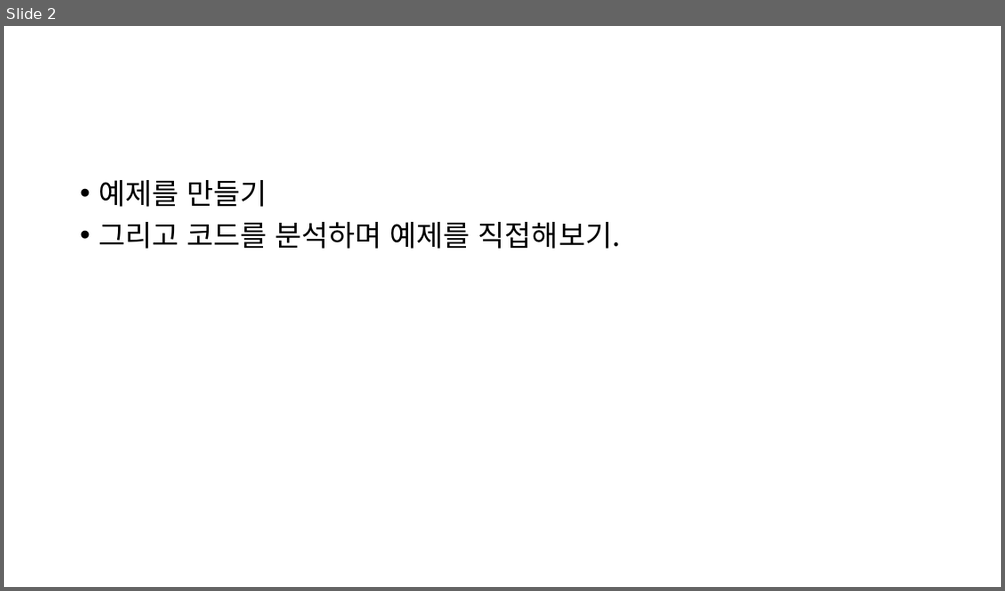
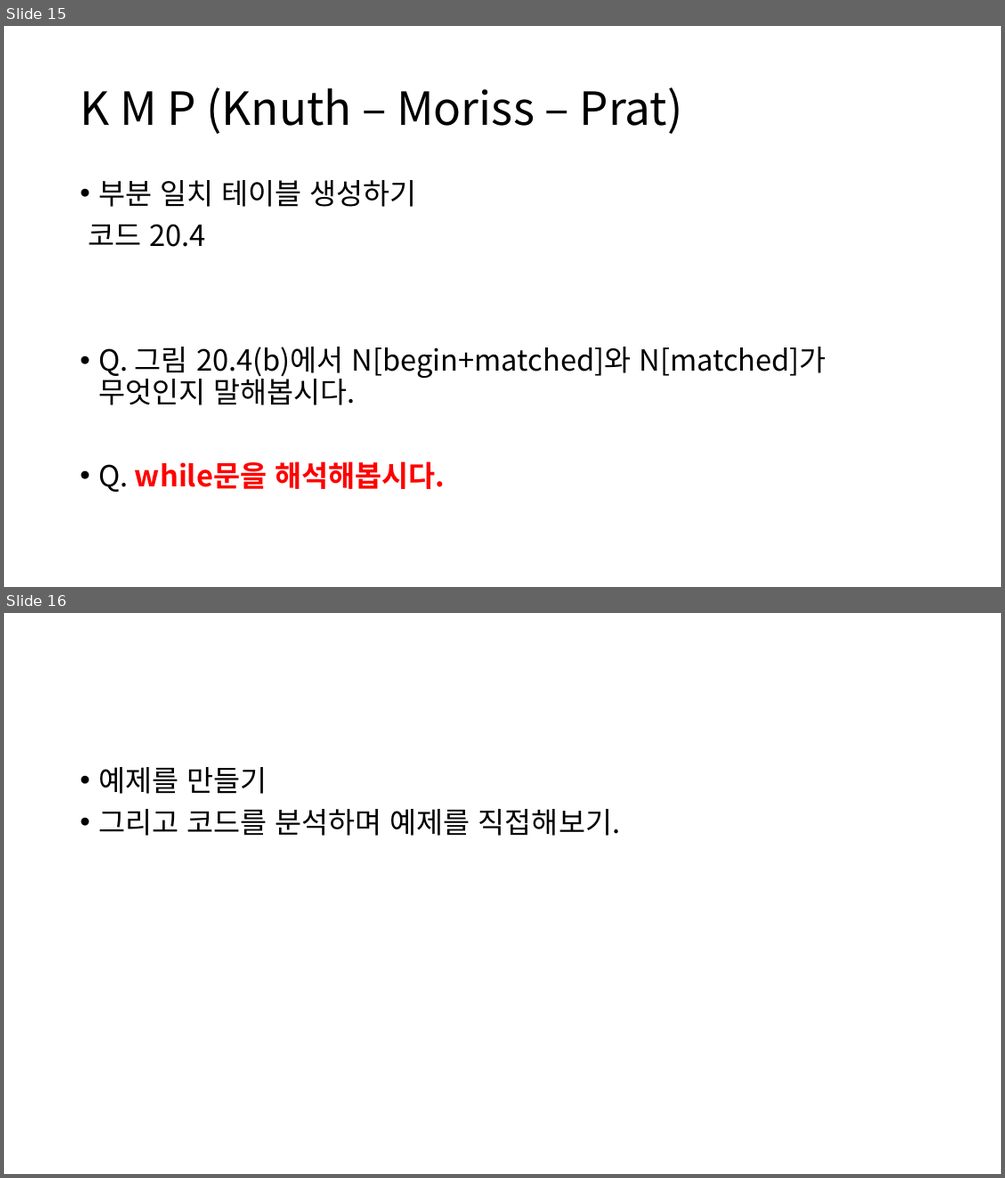
Before and after one commit to ALGOSOPT/algosopt, a slide deck: Chapter20/chapter20.pptx. Shown one above the other, each under a label of ours: slide 2 before the commit, slides 15 and 16 after it. The pictures are 1005x591 and 1005x1178 pixels, drawn with LibreOffice and Linux fonts; fonts in the diff are those of the drawing. Boxes give left, top, right and bottom in pixels: in the first picture for what was removed or moved away, otherwise in the second. Text is boxed around its words. In the diff, an @@ line names an element or a change of style, - is before the commit and + after.

```diff
--- a/Chapter20/chapter20.pptx
+++ b/Chapter20/chapter20.pptx
@@ slide 15 added at (4,26,1001,587), background #FFFFFF @@
@@ title added at (80,87,683,134), 44 pt, text #000000 @@
+K M P (Knuth – Moriss – Prat)
@@ text added at (89,180,826,491), 28 pt, text #000000 @@
+• 부분 일치 테이블 생성하기
+코드 20.4
+• Q. 그림 20.4(b)에서 N[begin+matched]와 N[matched]가 무엇인지 말해봅시다.
+• Q. while문을 해석해봅시다.
@@ what was slide 2 is now slide 16 @@
```
Also in this commit, not shown: 3 slides changed, 12 other slides added.
